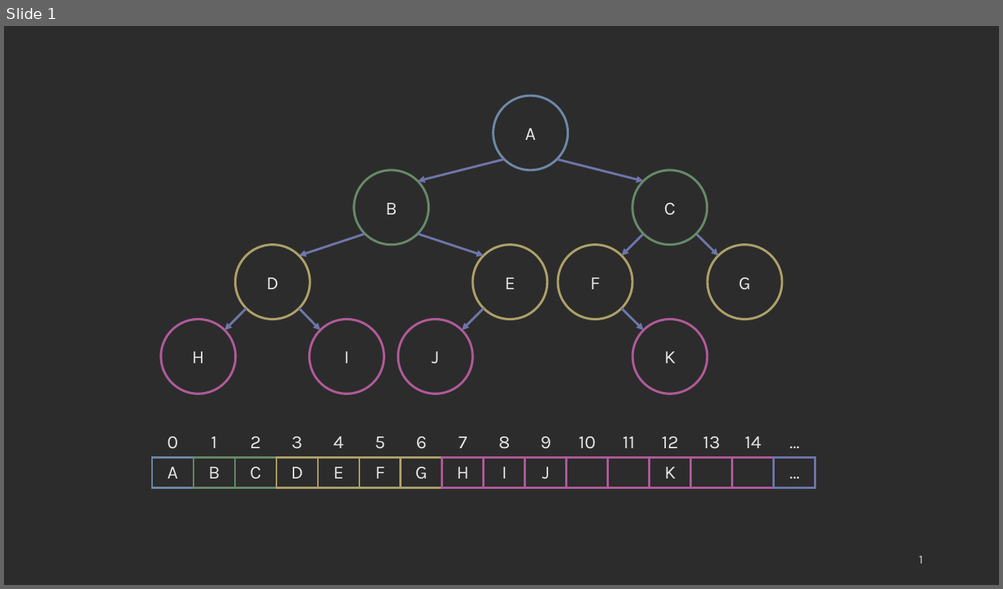
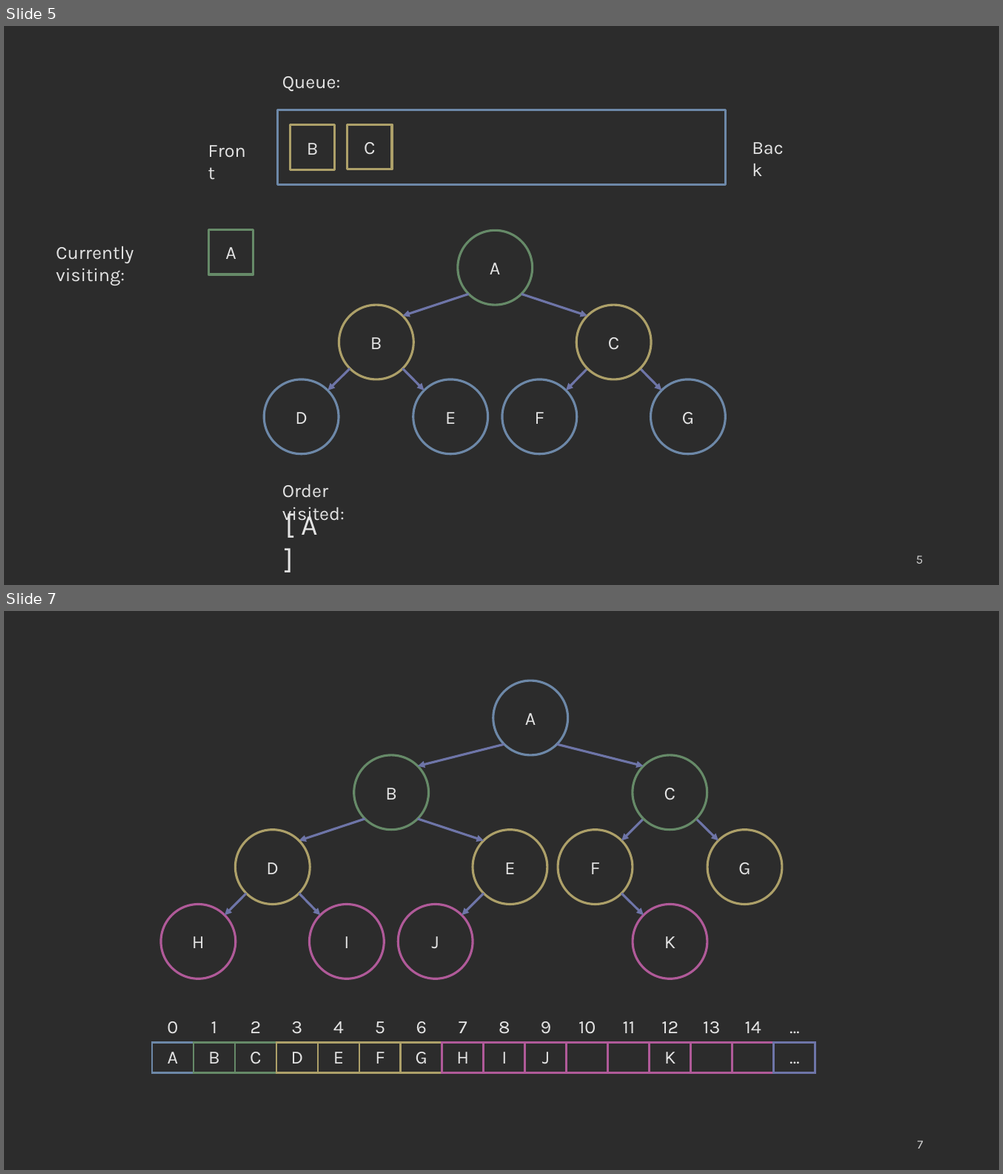
Before and after one commit to COP3530/edugator-content, a slide deck: trees/trees/images-ppt.pptx. Shown one above the other, each under a label of ours: slide 1 before the commit, slides 5 and 7 after it; the slides between them are not shown. The pictures are 1003x589 and 1003x1174 pixels, drawn with LibreOffice and Linux fonts; fonts in the diff are those of the drawing. Boxes give left, top, right and bottom in pixels: in the first picture for what was removed or moved away, otherwise in the second. Text is boxed around its words. In the diff, an @@ line names an element or a change of style, - is before the commit and + after.

```diff
--- a/trees/trees/images-ppt.pptx
+++ b/trees/trees/images-ppt.pptx
@@ slide 5 added at (4, 26, 999, 585), background #2C2C2C @@
@@ text added at (282, 76, 341, 91), 18 pt, text #E4E4E4 @@
+Queue:
@@ rectangle added at (278, 110, 726, 185), outline #6D88A8 2.25 pt @@
@@ text added at (201, 135, 259, 165), 18 pt, text #E4E4E4 @@
+Front
@@ rectangle added at (290, 125, 335, 170), outline #ADA069 2.25 pt, 18 pt, text #E4E4E4 @@
+B
@@ rectangle added at (347, 124, 392, 170), outline #ADA069 2.25 pt, 18 pt, text #E4E4E4 @@
+C
@@ text added at (744, 132, 800, 162), 18 pt, text #E4E4E4 @@
+Back
@@ text added at (56, 247, 134, 286), 18 pt, text #E4E4E4 @@
+Currently visiting:
@@ rectangle added at (208, 230, 253, 275), outline #668A68 2.25 pt, 18 pt, text #E4E4E4 @@
+A
@@ ellipse added at (458, 230, 532, 305), outline #668A68 2.25 pt, 18 pt, text #E4E4E4 @@
+A
@@ ellipse added at (339, 305, 414, 380), outline #ADA069 2.25 pt, 18 pt, text #E4E4E4 @@
+B
@@ arrow added from (469, 295) to (402, 316), #6E75A8 2.25 pt @@
@@ arrow added from (521, 295) to (587, 316), #6E75A8 2.25 pt @@
@@ ellipse added at (576, 305, 651, 380), outline #ADA069 2.25 pt, 18 pt, text #E4E4E4 @@
+C
@@ ellipse added at (264, 380, 338, 454), outline #6D88A8 2.25 pt, 18 pt, text #E4E4E4 @@
+D
@@ arrow added from (350, 369) to (328, 391), #6E75A8 2.25 pt @@
@@ arrow added from (402, 369) to (424, 391), #6E75A8 2.25 pt @@
@@ ellipse added at (413, 380, 487, 454), outline #6D88A8 2.25 pt, 18 pt, text #E4E4E4 @@
+E
@@ ellipse added at (503, 380, 577, 454), outline #6D88A8 2.25 pt, 18 pt, text #E4E4E4 @@
+F
@@ arrow added from (587, 369) to (566, 391), #6E75A8 2.25 pt @@
@@ arrow added from (640, 369) to (661, 391), #6E75A8 2.25 pt @@
@@ ellipse added at (651, 380, 726, 454), outline #6D88A8 2.25 pt, 18 pt, text #E4E4E4 @@
+G
@@ text added at (282, 485, 344, 525), 18 pt, text #E4E4E4 @@
+Order visited:
@@ text added at (301, 509, 318, 535), 28 pt, text #E4E4E4 @@
+[ A ]
@@ page number added at (916, 556, 922, 564), 12 pt, text #D1D1D1 @@
+5
@@ what was slide 1 is now slide 7 @@
@@ page number at (917, 1141, 923, 1149): text changed @@
-1
+7
```
Also in this commit, not shown: 5 other slides added, 8 other files.
